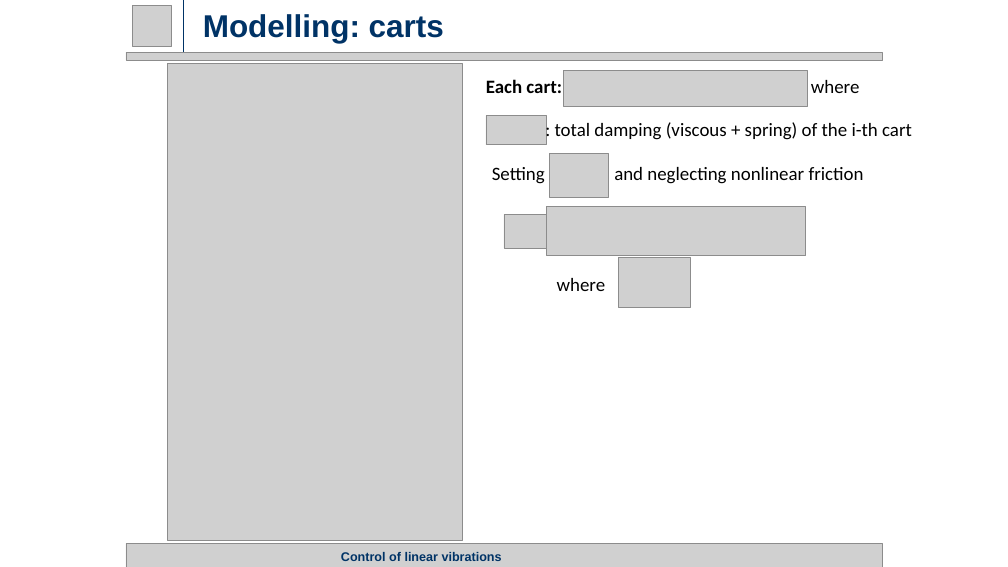
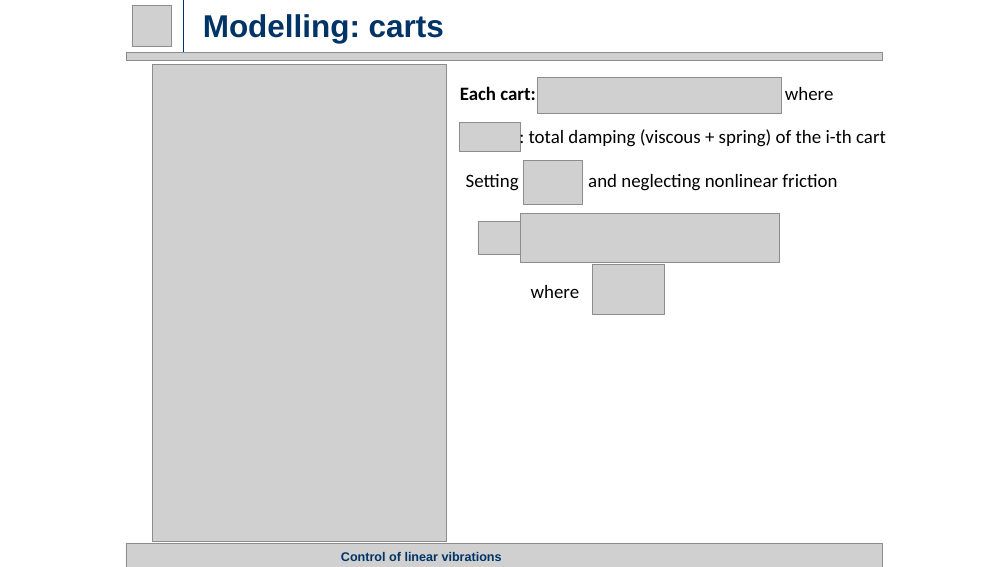
Before and after one commit to rssalessio/Control-Linear-Vibrations, a slide deck: slide 8 of finalPresentation/Part 1/Part1.pptx (slide 7 before the commit). Drawn at 1008x567 pixels with LibreOffice and Linux fonts; fonts in the diff are those of the drawing; grey boxes stand for pictures. Boxes give left, top, right and bottom in pixels: in the first picture for what was removed or moved away, otherwise in the second. Text is boxed around its words. In the diff, an @@ line names an element or a change of style, - is before the commit and + after.

```diff
--- a/finalPresentation/Part 1/Part1.pptx
+++ b/finalPresentation/Part 1/Part1.pptx
@@ picture: place and size @@
-picture at [168, 64, 462, 541]
+picture at [152, 65, 446, 542]
@@ 5 pictures, 3 texts: place and size @@
-5 pictures, 3 texts at [486, 70, 864, 308]
+5 pictures, 3 texts at [460, 77, 837, 315]
@@ text ": total damping (viscous + ...": place and size @@
-text ": total damping (viscous + ..." at [555, 122, 912, 140]
+text ": total damping (viscous + ..." at [529, 129, 886, 147]
@@ picture added at [478, 222, 520, 256] @@
@@ picture removed at [504, 214, 547, 248] @@
```
Also in this commit, not shown: 10 other slides changed, 1 slide added.
